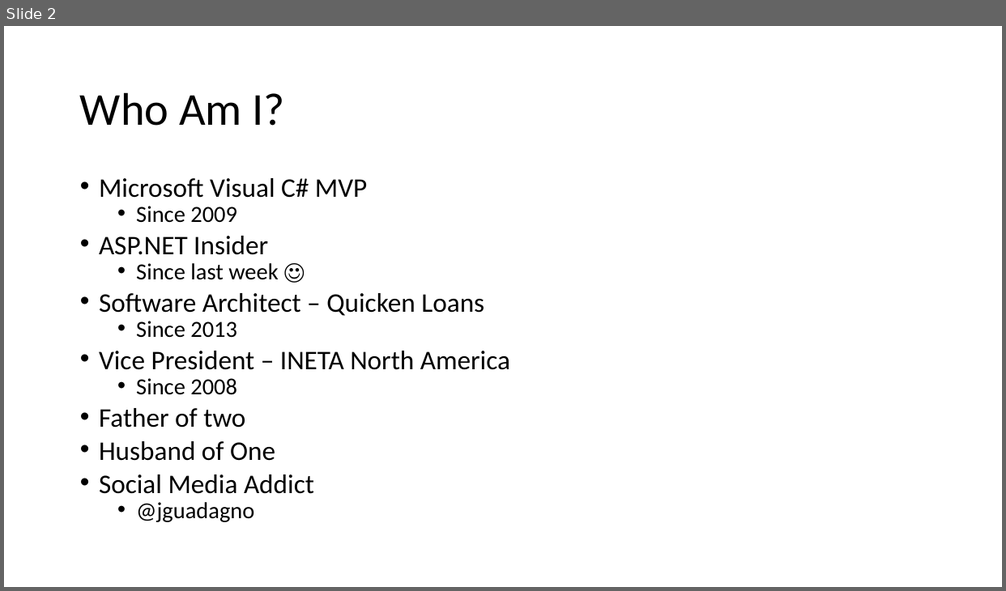
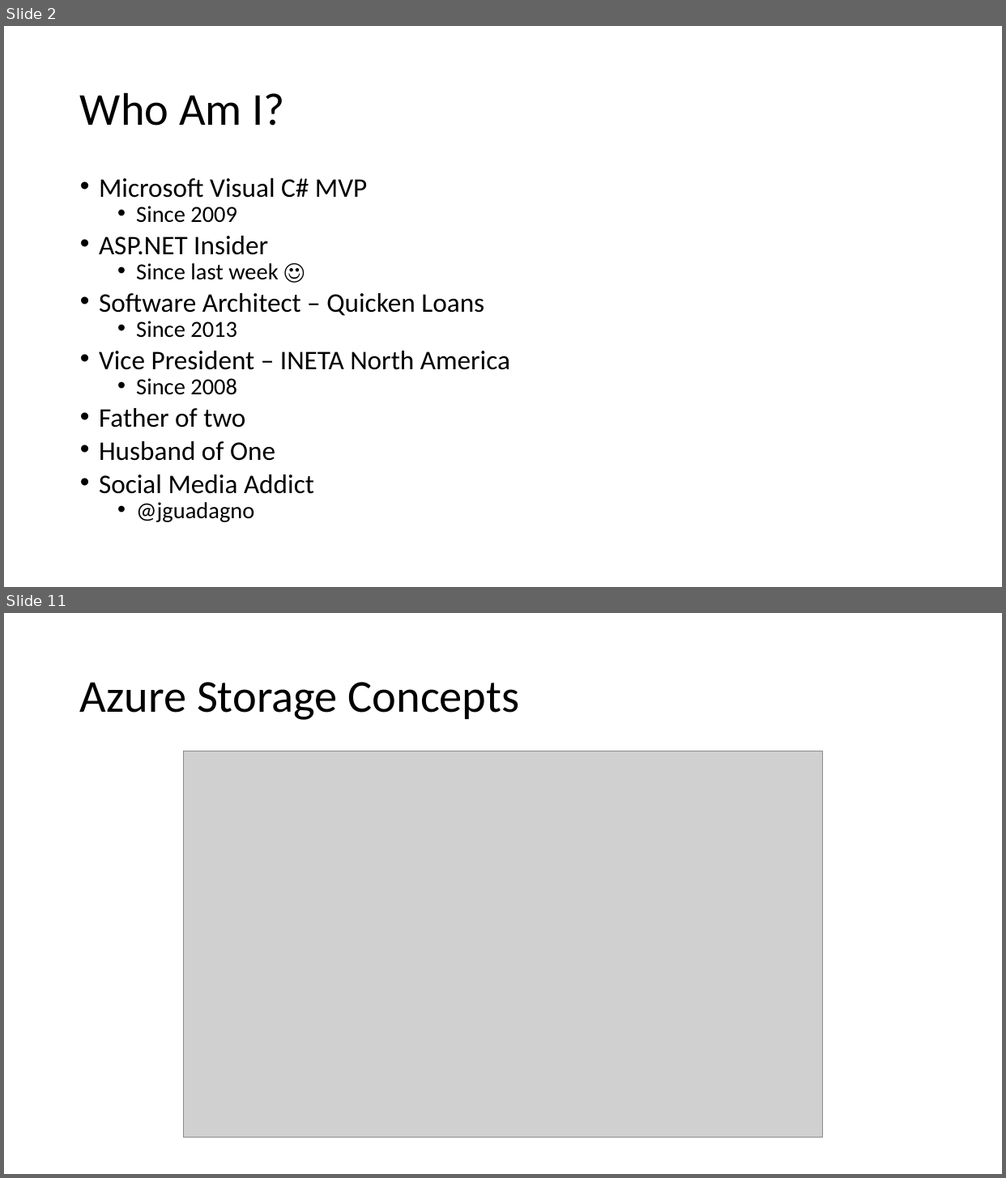
Before and after one commit to jguadagno/AzurePhotos, a slide deck: Azure Cloud Services.pptx. Shown one above the other, each under a label of ours: slide 2 before the commit, slides 2 and 11 after it; the slides between them are not shown. The pictures are 1006x591 and 1006x1178 pixels, drawn with LibreOffice and Linux fonts; fonts in the diff are those of the drawing; grey boxes stand for pictures. Boxes give left, top, right and bottom in pixels: in the first picture for what was removed or moved away, otherwise in the second. Text is boxed around its words. In the diff, an @@ line names an element or a change of style, - is before the commit and + after.

```diff
--- a/Azure Cloud Services.pptx
+++ b/Azure Cloud Services.pptx
@@ slide 11 added at (4,613,1002,1174), background #FFFFFF @@
@@ title added at (80,682,520,720), 44 pt, text #000000 @@
+Azure Storage Concepts
@@ picture added at (183,752,823,1138) @@
```
Also in this commit, not shown: 2 slides changed, 22 other slides added.
